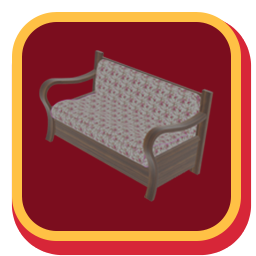
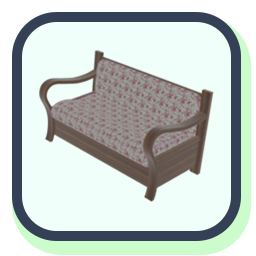
Comparing the layer stacks of the two (256, 256) images. Changes:
painted on "Rounded Rectangle 2" over [12, 12, 241, 241]
